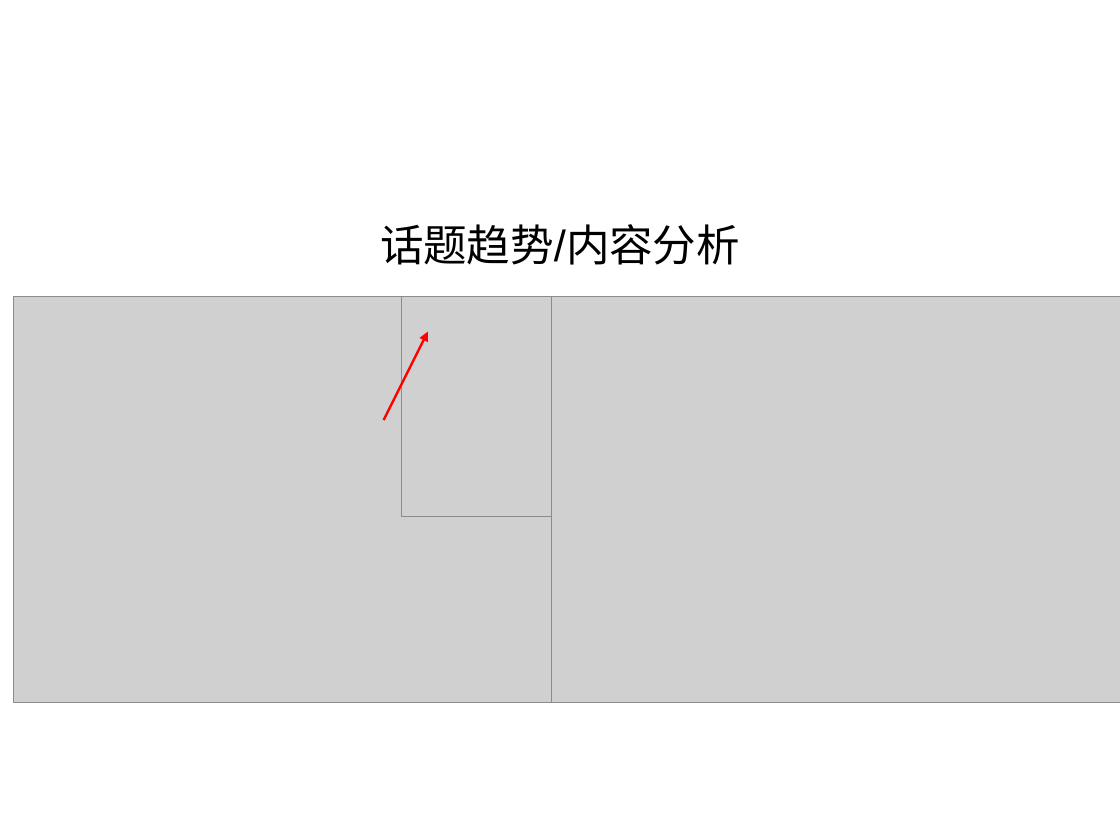
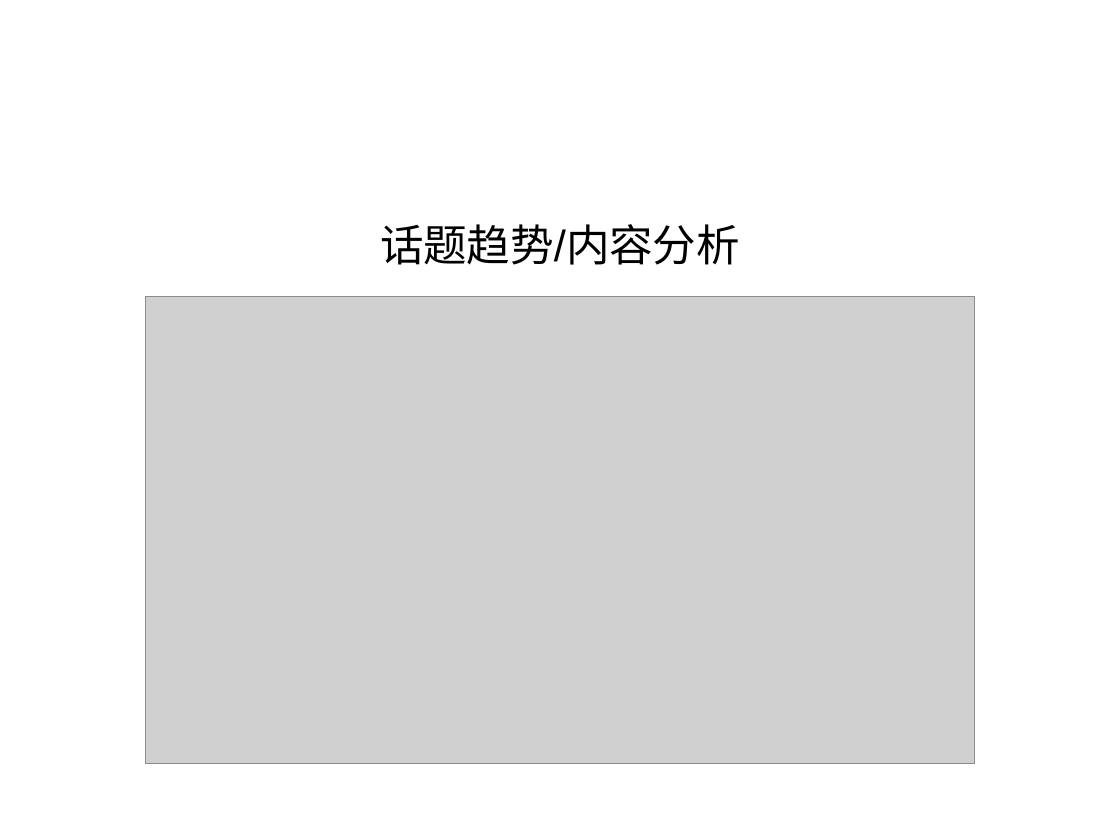
Before and after one commit to shqcandy/Report, a slide deck: slide 21 of 报告_v1.ppt (slide 20 before the commit). Drawn at 1120x840 pixels with LibreOffice and Linux fonts; fonts in the diff are those of the drawing; grey boxes stand for pictures; background and template pictures are left out. Boxes give left, top, right and bottom in pixels: in the first picture for what was removed or moved away, otherwise in the second. Text is boxed around its words. In the diff, an @@ line names an element or a change of style, - is before the commit and + after.

```diff
--- a/报告_v1.ppt
+++ b/报告_v1.ppt
@@ picture removed at [13, 297, 735, 702] @@
@@ picture: place and size @@
-picture at [401, 297, 793, 517]
+picture at [146, 297, 974, 764]
@@ picture removed at [551, 297, 1120, 702] @@
@@ arrow removed from (384, 420) to (428, 332) @@
```
Also in this commit, not shown: 12 other slides changed, 1 slide added, 2 other files.
